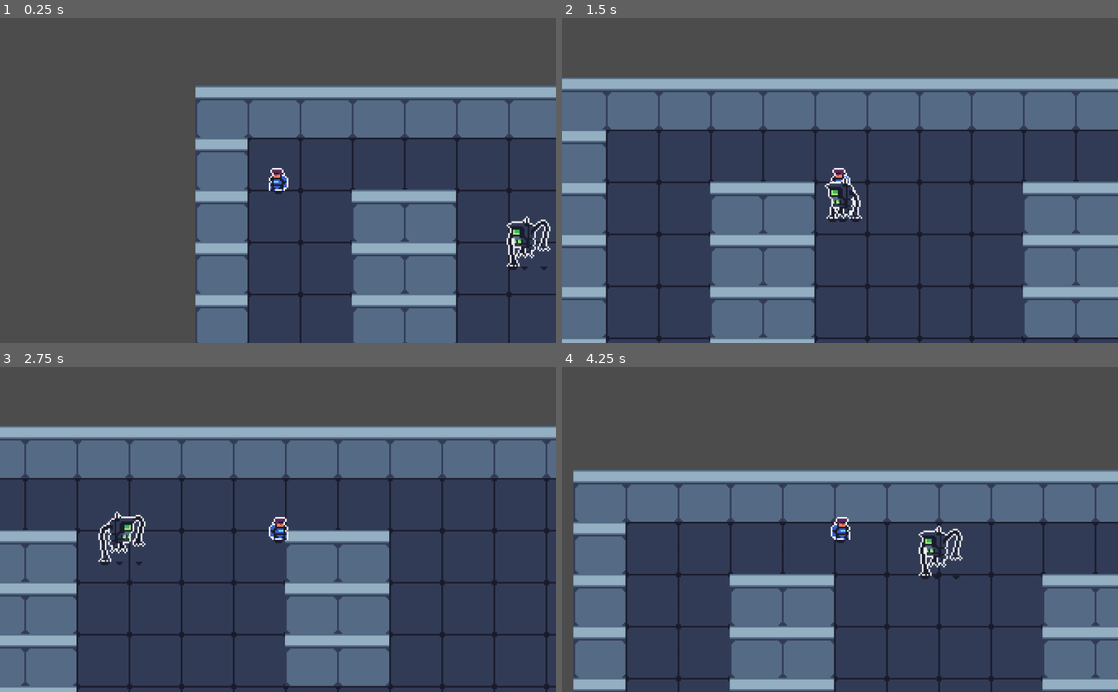
Above: before the commit, frames 1-4 (two rows, left to right).
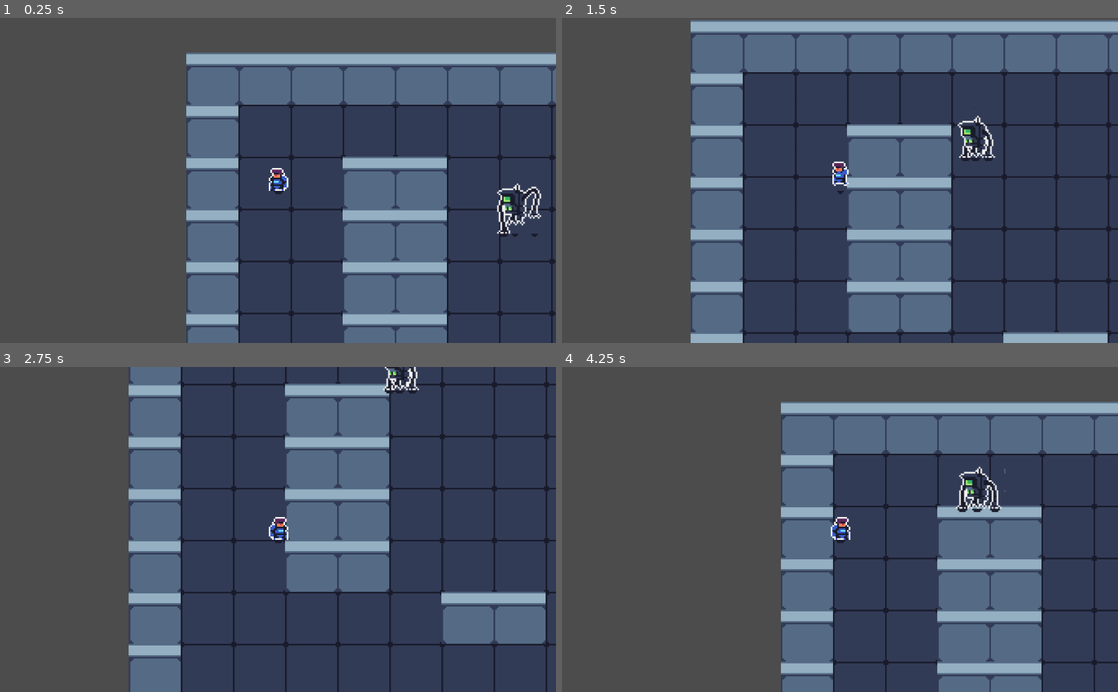
Above: after the commit, the same moments.

Repository: Manteater/H446_NEA
Game: Godot game, scene res://Source/Levels/WorldTemplate.tscn
Same seed, same stepped clock (60 frames per second), same inputs: the game is played once before the commit and once after it.
Inputs (mouse positions are in pixels of both pictures, inside the frame that each line leads up to):
- Up to frame 1 (0.25 s): no input
- Up to frame 2 (1.5 s): move the mouse to (962, 164) at 0.52 s; hold D (move_right) 0.53-1.28 s; hold Right mouse button (dash) 0.53-1.28 s; move the mouse to (728, 196) at 1.27 s; hold S (move_down) from 1.28 s (still down); right-click (728, 196) at 1.35 s
- Up to frame 3 (2.75 s): move the mouse to (333, 458) at 2.02 s; release S (move_down) at 2.03 s; hold D (move_right) from 2.03 s (still down); hold Right mouse button (dash) from 2.03 s (still down)
- Up to frame 4 (4.25 s): move the mouse to (812, 594) at 2.77 s; release D (move_right) at 2.78 s; release Right mouse button (dash) at 2.78 s; hold W (move_up) 2.78-3.53 s; right-click (812, 594) at 2.85 s; move the mouse to (1006, 578) at 3.52 s; hold A (move_left) from 3.53 s (still down); hold Right mouse button (dash) from 3.53 s (still down)

The runs differ from the first frame. In frame 1, 31% of the frame differs, in the area x 33-100%, y 10-100%; in frame 2, 74%, in the area x 0-100%, y 0-100%; in frame 3, 62%; in frame 4, 65%.

Commit message:
nothing

Diff:
--- a/Source/Levels/WorldTemplate.tscn
+++ b/Source/Levels/WorldTemplate.tscn
@@ -82,13 +82,13 @@
 navpoly = SubResource( 4 )
 
 [node name="NavigationPolygonInstance2" type="NavigationPolygonInstance" parent="Navigation2D"]
-position = Vector2( -1, -1 )
+position = Vector2( -12, 1 )
 navpoly = SubResource( 5 )
 
 [node name="NavigationPolygonInstance3" type="NavigationPolygonInstance" parent="Navigation2D"]
 navpoly = SubResource( 6 )
 
 [node name="Player" parent="." instance=ExtResource( 2 )]
-position = Vector2( 152, 175 )
+position = Vector2( 169, 236 )
 
 [editable path="Navigation2D/Enemies/Stomper"]
